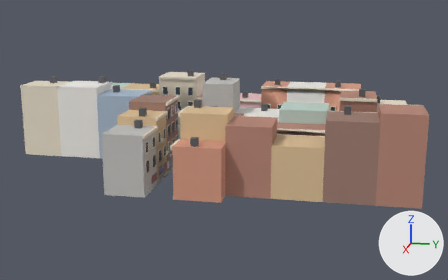
A saved change to the FBX model RutaSegura/Assets/_Project/Models/Architecture/SM_Manzanas_Callejones_Galeana.fbx.
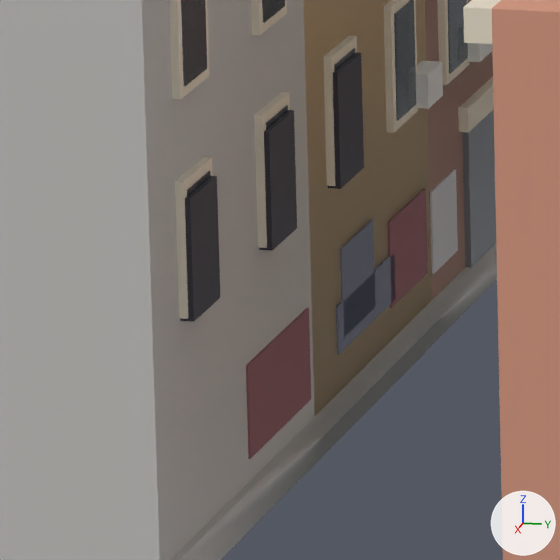
There are two pictures of each version: one whole from a 50 mm lens placed at (77.8, -42.9, 33.8), pointed at (-38.9, -66.2, 4.6), one close up on the part from 29% to 40% of the width and 52% to 69% of the height. Lighting does not change. The marker at lower right points along +X, +Y and +Z. The last two pictures show the newer version. Where no turn or scale is listed for an object, it has been applied to the vertices. Vertices at exactly the same position are counted once.

Objects in the first close-up: 'SM_Manzanas_Callejones_Galeana'.
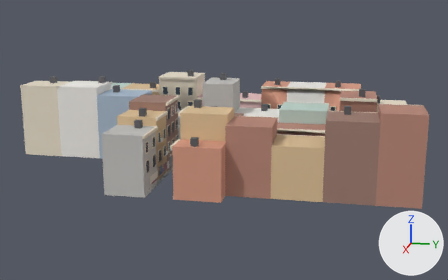
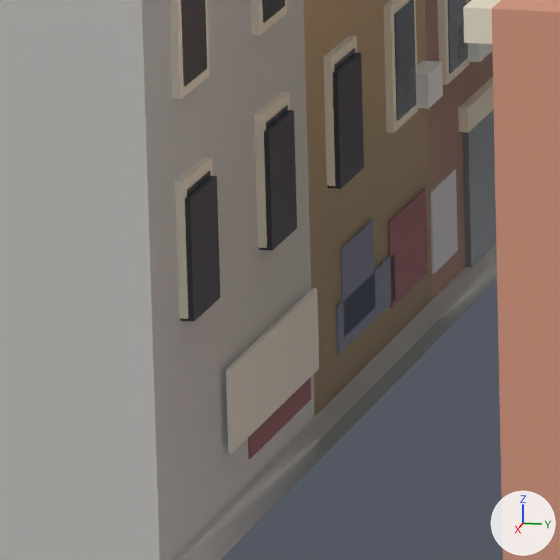
Pixel boxes [x1, y1, x2, y2] of what changed, in the close-ups (560 x 560 px):
part 1 of me_sm_manzanas_callejones_galeana, added: after [226, 288, 319, 453]

What the commit changed:
Material 'M_Grafiti_Consigna' (mat_m_grafiti_consigna) is new.
Its base color is (0.78, 0.74, 0.66) (white #e5dfd4).
Its roughness is 0.85.
me_sm_manzanas_callejones_galeana is used by ob_sm_manzanas_callejones_galeana; location (0.0, 0.0, 0.0).
me_sm_manzanas_callejones_galeana had 4924 vertices, 3883 faces and spanned x -63.0..-15.5, y -108.0..-30.5, z 0.0..17.3.
me_sm_manzanas_callejones_galeana now has 4932 vertices, 3889 faces and spans x -63.0..-15.5, y -108.0..-30.5, z 0.0..17.3.
me_sm_manzanas_callejones_galeana part 1: a new loose piece, a box spanning x -22.6..-18.4, y -74.91..-74.85, z 1.425..2.675, in mat_m_grafiti_consigna (white #e5dfd4).
me_sm_manzanas_callejones_galeana gains material mat_m_grafiti_consigna (white #e5dfd4).
